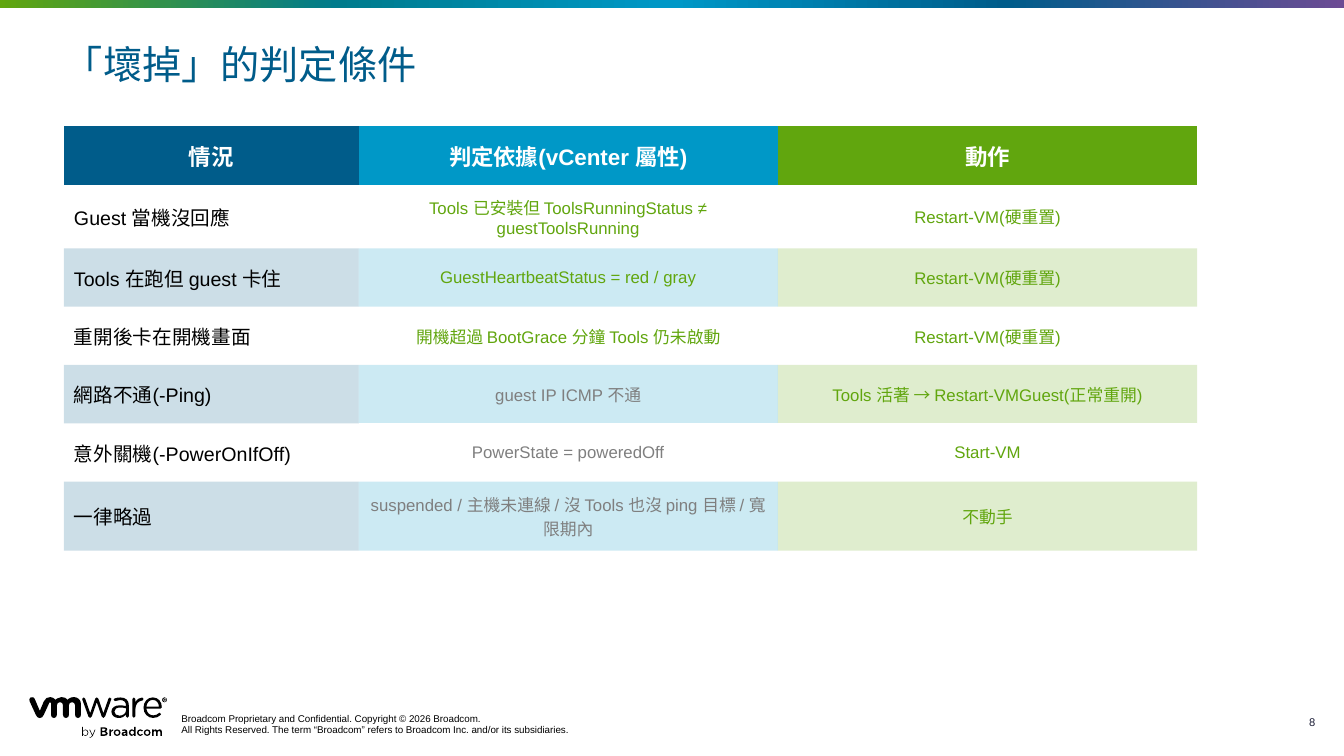
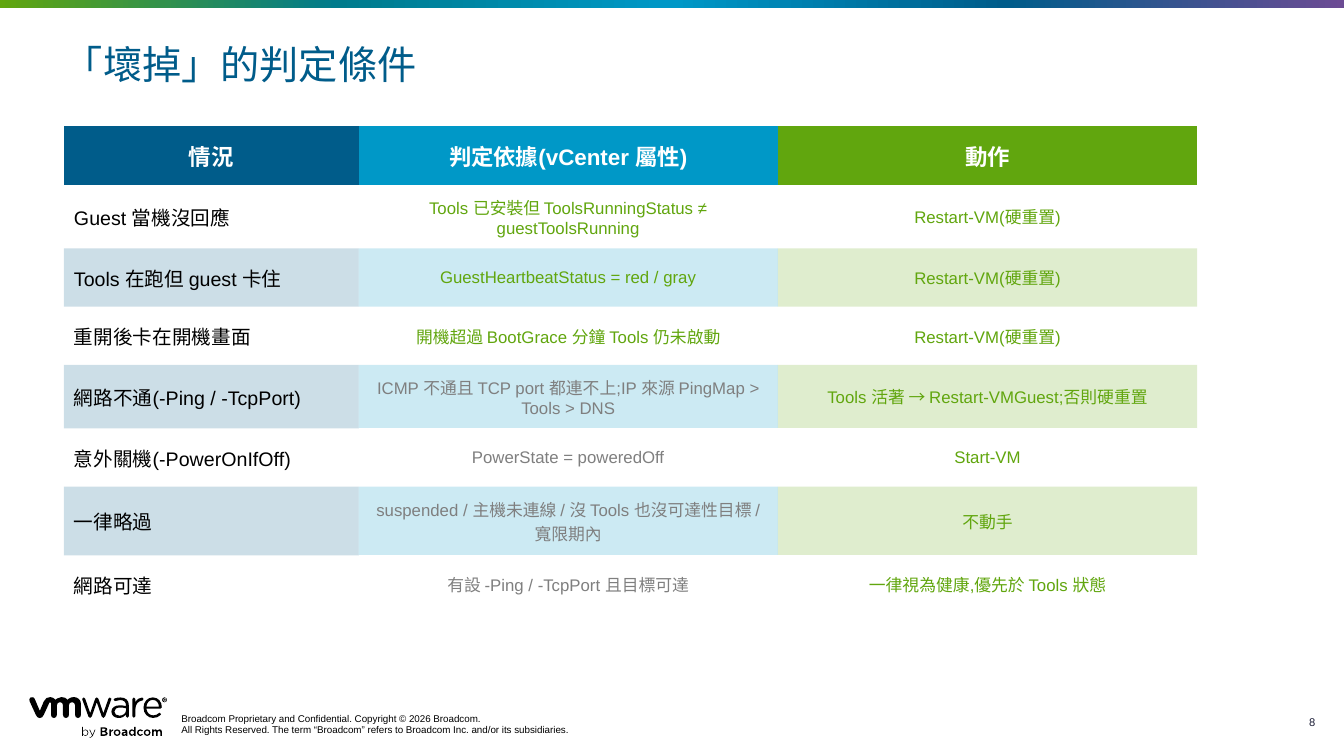
Before and after one commit to kostenyang/watch-vmhealth, a slide deck: slide 8 of docs/Watch-VMHealth-服務VM自動重開工具.pptx. Drawn at 1344x756 pixels with LibreOffice and Linux fonts; fonts in the diff are those of the drawing. Boxes give left, top, right and bottom in pixels: in the first picture for what was removed or moved away, otherwise in the second. Text is boxed around its words. In the diff, an @@ line names an element or a change of style, - is before the commit and + after.

```diff
--- a/docs/Watch-VMHealth-服務VM自動重開工具.pptx
+++ b/docs/Watch-VMHealth-服務VM自動重開工具.pptx
@@ table at [64, 126, 1197, 599] @@
-row 5: 網路不通(-Ping) | guest IP ICMP 不通 | Tools 活著 → Restart-VMGuest(正常重開)
+row 5: 網路不通(-Ping / -TcpPort) | ICMP 不通且 TCP port 都連不上;IP 來源 PingMap > Tools > DNS | Tools 活著 → Restart-VMGuest;否則硬重置
-row 7: 一律略過 | suspended / 主機未連線 / 沒 Tools 也沒 ping 目標 / 寬限期內 | 不動手
+row 7: 一律略過 | suspended / 主機未連線 / 沒 Tools 也沒可達性目標 / 寬限期內 | 不動手
+row 8: 網路可達 | 有設 -Ping / -TcpPort 且目標可達 | 一律視為健康,優先於 Tools 狀態
```
Also in this commit, not shown: 4 other slides changed, 1 slide added, 3 other files.
